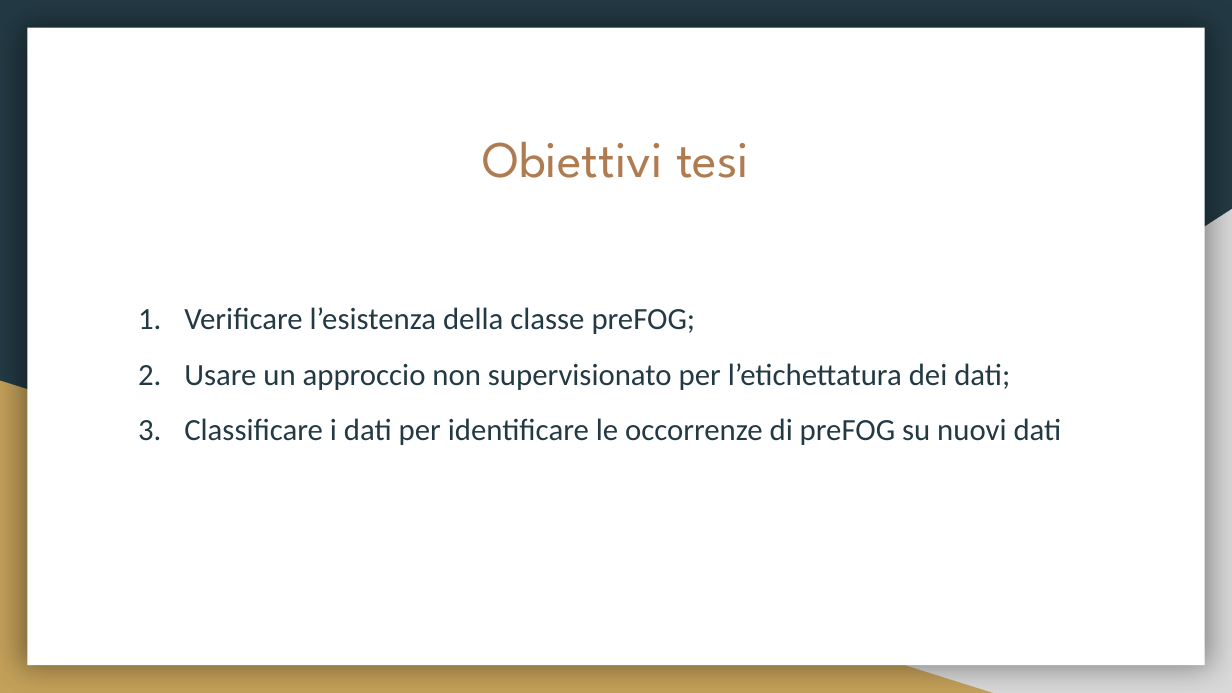
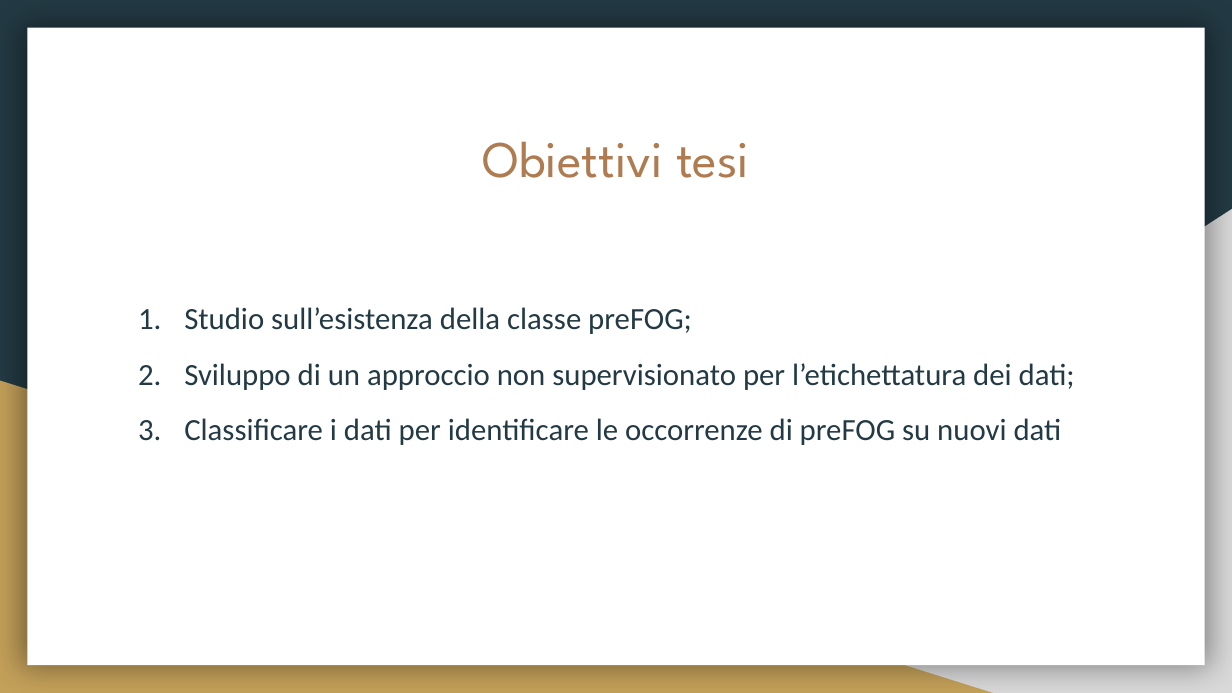
Before and after one commit to fuserale/tesi, a slide deck: slide 5 of tex_tesi/Apprendimento non supervisionato per l’identificazione di contesti di Freezing of Gait (FOG) in pazienti affetti da Morbo di Parkinson.pptx. Drawn at 1232x693 pixels with LibreOffice and Linux fonts; fonts in the diff are those of the drawing. Boxes give left, top, right and bottom in pixels: in the first picture for what was removed or moved away, otherwise in the second. Text is boxed around its words. In the diff, an @@ line names an element or a change of style, - is before the commit and + after.

```diff
--- a/tex_tesi/Apprendimento non supervisionato per l’identificazione di contesti di Freezing of Gait (FOG) in pazienti affetti da Morbo di Parkinson.pptx
+++ b/tex_tesi/Apprendimento non supervisionato per l’identificazione di contesti di Freezing of Gait (FOG) in pazienti affetti da Morbo di Parkinson.pptx
@@ text at (184,307,1075,390): text changed @@
-1. Verificare l’esistenza della classe preFOG;
-2. Usare un approccio non supervisionato per l’etichettatura dei dati;
+1. Studio sull’esistenza della classe preFOG;
+2. Sviluppo di un approccio non supervisionato per l’etichettatura dei dati;
```
Also in this commit, not shown: 6 other slides changed, 2 slides added, 2 slides removed, 8 other files.
